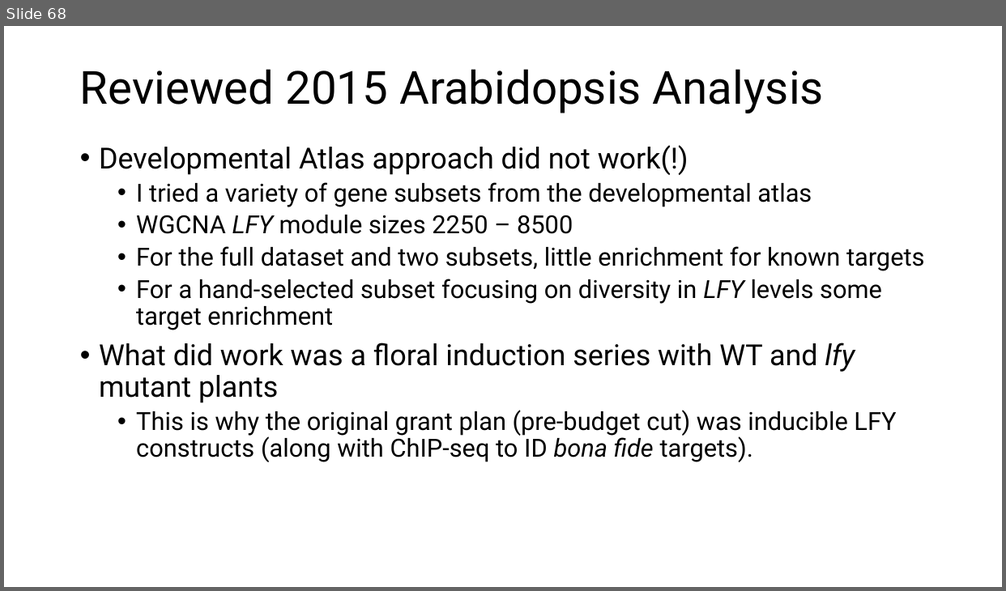
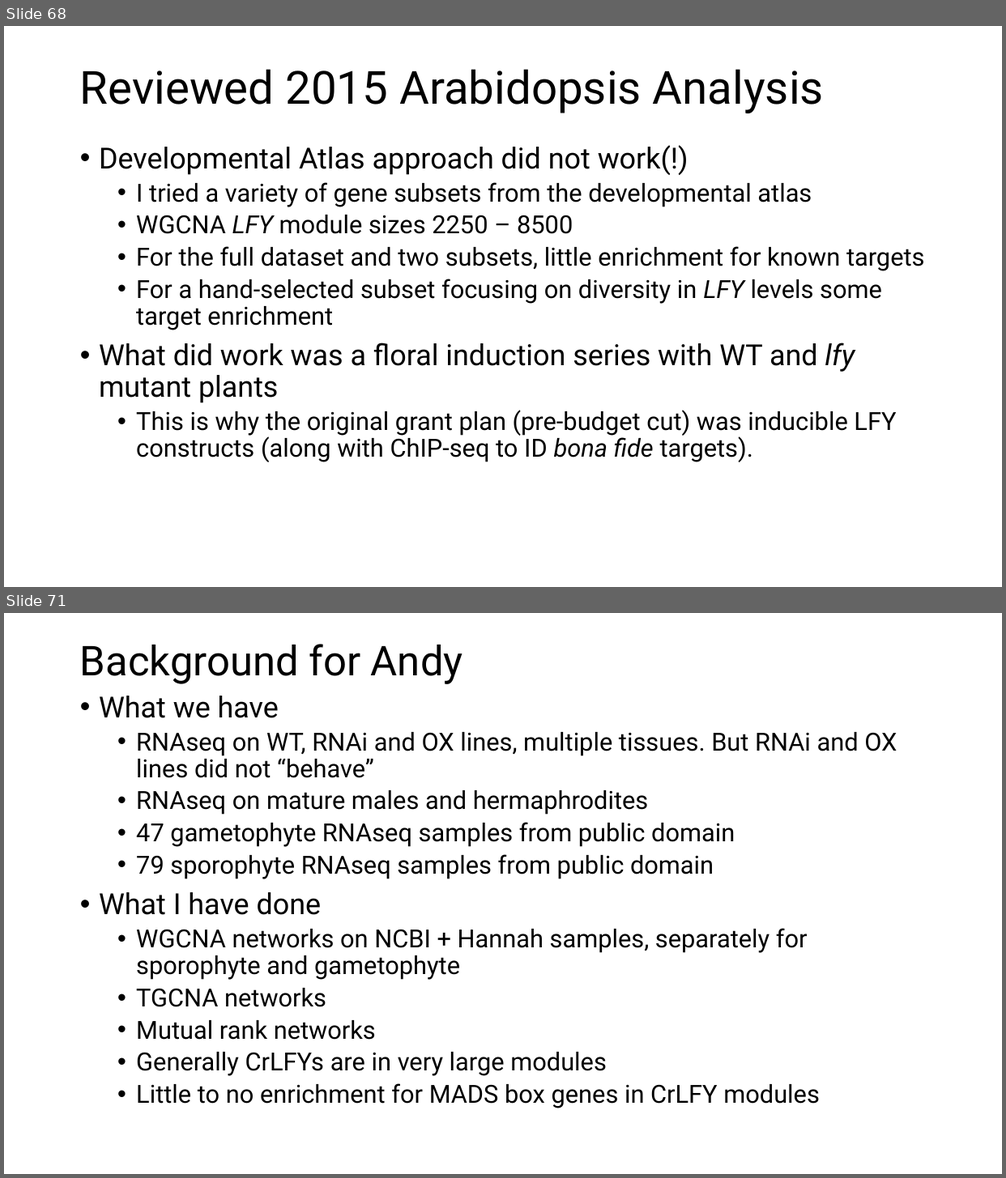
Before and after one commit to MaloofLab/McConnell-Ceratopteris-RNAseq, a slide deck: Presentation-2025-06-20.pptx. Shown one above the other, each under a label of ours: slide 68 before the commit, slides 68 and 71 after it; the slides between them are not shown. The pictures are 1006x591 and 1006x1178 pixels, drawn with LibreOffice and Linux fonts; fonts in the diff are those of the drawing. Boxes give left, top, right and bottom in pixels: in the first picture for what was removed or moved away, otherwise in the second. Text is boxed around its words. In the diff, an @@ line names an element or a change of style, - is before the commit and + after.

```diff
--- a/Presentation-2025-06-20.pptx
+++ b/Presentation-2025-06-20.pptx
@@ slide 71 added at [4,613,1002,1174], background #FFFFFF @@
@@ title added at [80,644,463,684], 39.6 pt, text #000000 @@
+Background for Andy
@@ text added at [99,696,897,1109], 24 pt, text #000000 @@
+• What we have
+  • RNAseq on WT, RNAi and OX lines, multiple tissues. But RNAi and OX lines did not “behave”
+  • RNAseq on mature males and hermaphrodites
+  • 47 gametophyte RNAseq samples from public domain
+  • 79 sporophyte RNAseq samples from public domain
+• What I have done
+  • WGCNA networks on NCBI + Hannah samples, separately for sporophyte and gametophyte
+  • TGCNA networks
+  • Mutual rank networks
+  • Generally CrLFYs are in very large modules
+  • Little to no enrichment for MADS box genes in CrLFY modules
```
Also in this commit, not shown: 9 other slides added, 15 other files.
